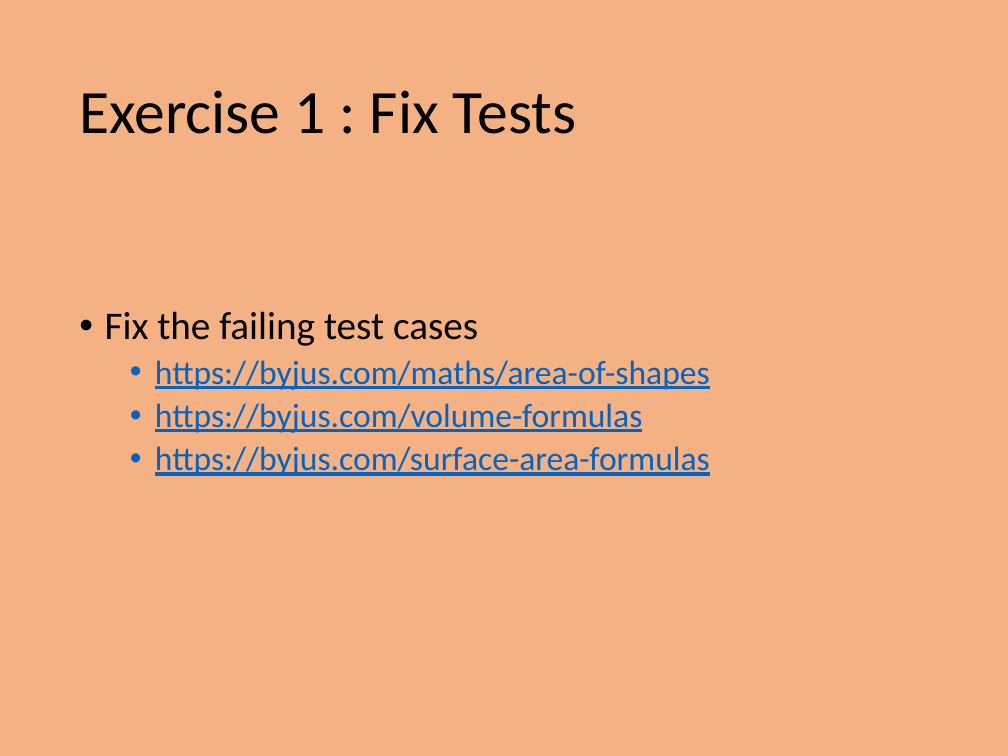
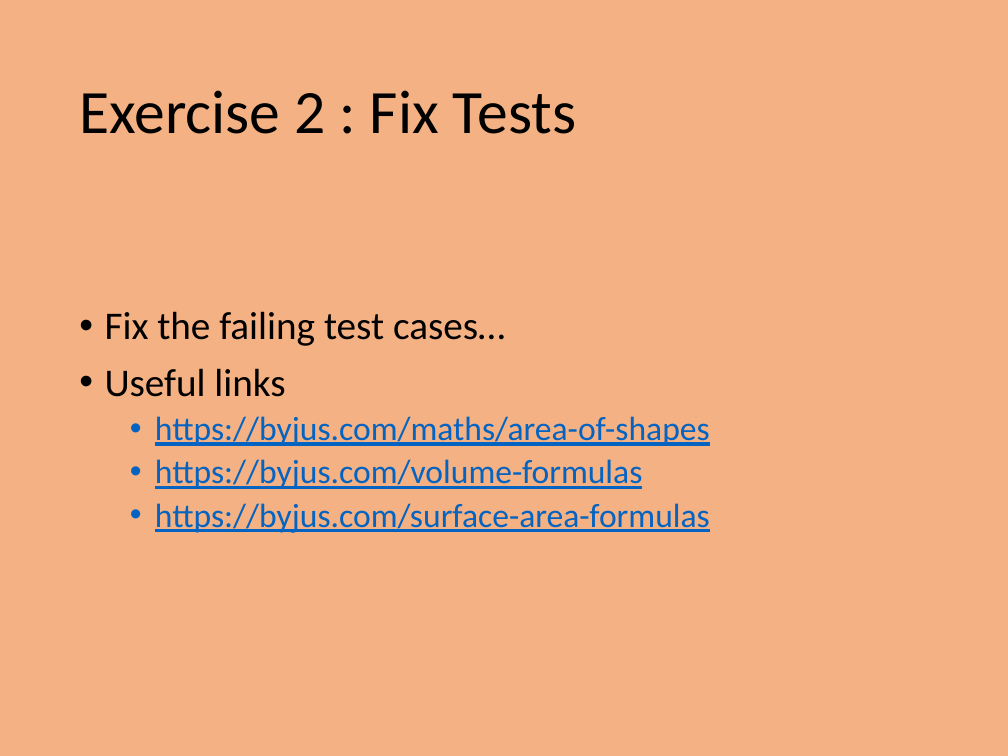
Before and after one commit to PrincetonUniversity/intro_debugging, a slide deck: slide 6 of 01_overview/Introduction_To_Debugging.pptx. Drawn at 1008x756 pixels with LibreOffice and Linux fonts; fonts in the diff are those of the drawing. Boxes give left, top, right and bottom in pixels: in the first picture for what was removed or moved away, otherwise in the second. Text is boxed around its words. In the diff, an @@ line names an element or a change of style, - is before the commit and + after.

```diff
--- a/01_overview/Introduction_To_Debugging.pptx
+++ b/01_overview/Introduction_To_Debugging.pptx
@@ title at [79, 90, 576, 134]: text changed @@
-Exercise 1 : Fix Tests
+Exercise 2 : Fix Tests
@@ text at [105, 311, 505, 397]: text changed @@
-• Fix the failing test cases
+• Fix the failing test cases…
+• Useful links
```
Also in this commit, not shown: 4 other slides changed.
